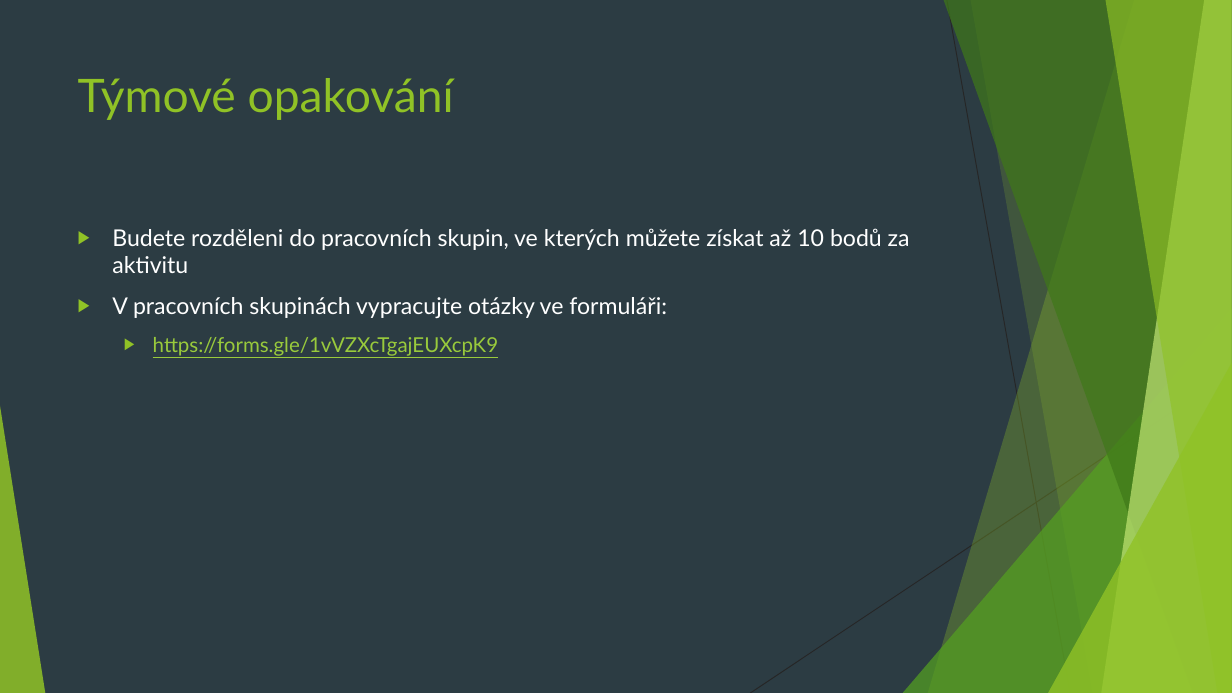
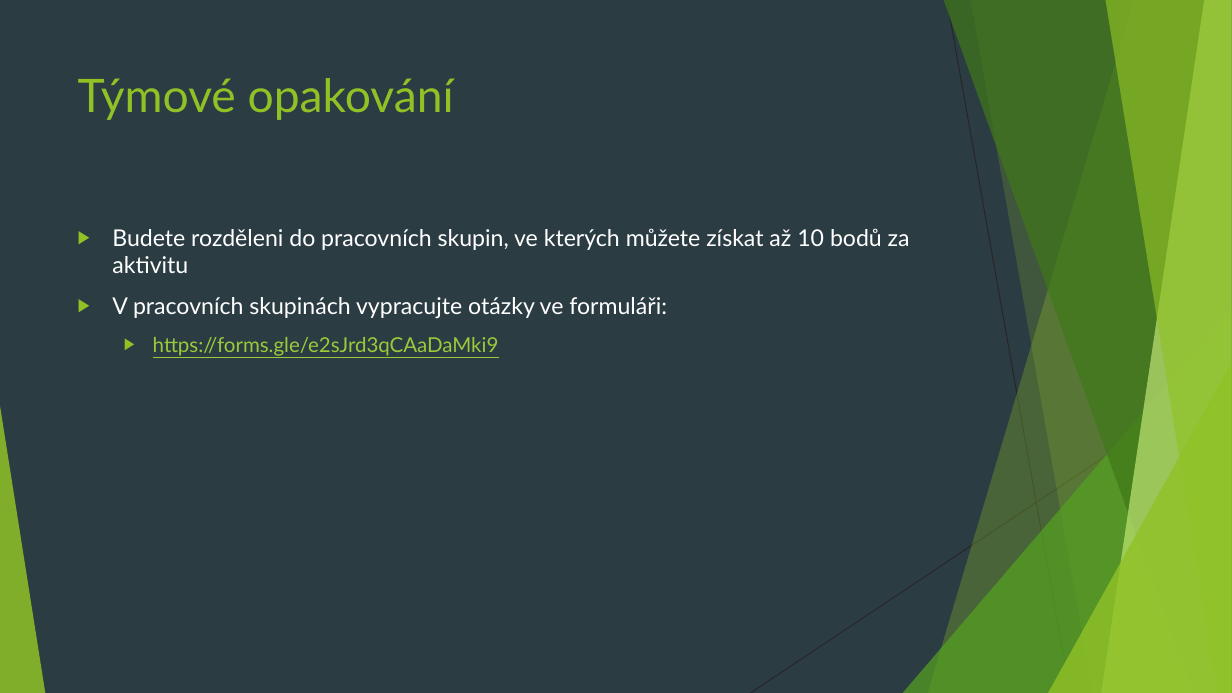
Before and after one commit to 4iz160/cviceni, a slide deck: slide 6 of 12-opakovani/cviceni-12.pptx. Drawn at 1232x693 pixels with LibreOffice and Linux fonts; fonts in the diff are those of the drawing. Boxes give left, top, right and bottom in pixels: in the first picture for what was removed or moved away, otherwise in the second. Text is boxed around its words. In the diff, an @@ line names an element or a change of style, - is before the commit and + after.

```diff
--- a/12-opakovani/cviceni-12.pptx
+++ b/12-opakovani/cviceni-12.pptx
@@ text at (x1=153, y1=337, x2=499, y2=356): text changed @@
-  ▶ https://forms.gle/1vVZXcTgajEUXcpK9
+  ▶ https://forms.gle/e2sJrd3qCAaDaMki9
```
Also in this commit, not shown: 1 other slide changed, 2 other files.
